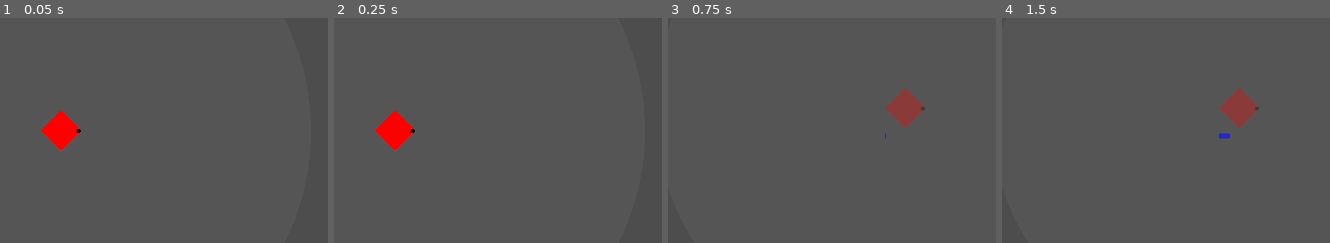
Above: before the commit, frames 1-4 (left to right).
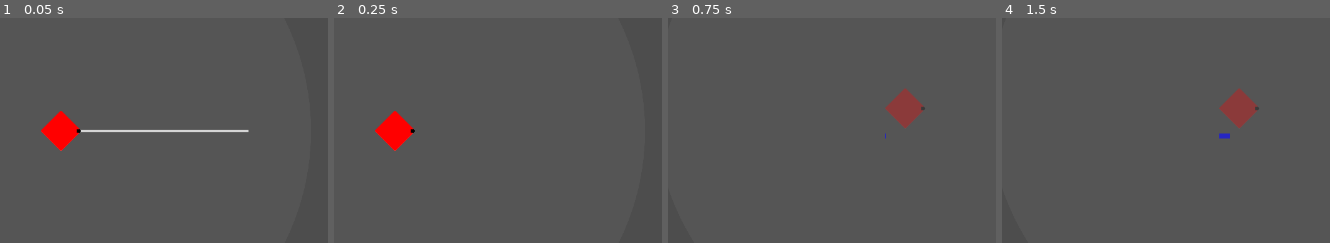
Above: after the commit, the same moments.

Repository: phrasmotica/godot-tower-defence
Game: Godot game, scene res://scenes/towers/sniper_tower.tscn
The game is run twice, just before and just after one commit, with the same random seed, the same clock (stepped at 60 frames per second) and the same inputs. This scene is started directly instead of the project's main scene.
Inputs (mouse positions are % of the whole screen's width and height, from its top left):
- Up to frame 1 (0.05 s): no input
- Up to frame 2 (0.25 s): no input
- Up to frame 3 (0.75 s): tap Enter (ui_accept) at 0.5 s; move the mouse to (66, 45) at 0.52 s; hold Shift (fast_forward) from 0.53 s (still down); tap . (next_tower) at 0.6 s; click (66, 45) at 0.67 s
- Up to frame 4 (1.5 s): tap Enter (ui_accept) at 0.77, 1.25 s; move the mouse to (15, 55) at 1.27 s; release Shift (fast_forward) at 1.28 s; tap , (previous_tower) at 1.35 s
The pictures show only the part of the screen within x 30-80%, y 25-75%; the shares and areas given below are measured in that part.

The runs differ from the first frame. In frame 1, 0.5% of the frame differs, in the area x 24-76%, y 49-51%; in frame 2, nothing differs; in frame 3, nothing differs; in frame 4, nothing differs.
Error after the commit: Cannot call method 'hide' on a null value. (res://scripts/firing_line.gd:25)

Commit message:
Create scene for a node solely responsible for visualising a tower level

Diff:
--- a/scenes/projectiles/bolt_line.tscn
+++ b/scenes/projectiles/bolt_line.tscn
@@ -1,4 +1,21 @@
-[gd_scene load_steps=4 format=3 uid="uid://mfvhoc1kpcc0"]
+[gd_scene load_steps=5 format=3 uid="uid://mfvhoc1kpcc0"]
+
+[ext_resource type="Script" path="res://scripts/bolt_line.gd" id="1_2fu0e"]
+
+[sub_resource type="Animation" id="Animation_j53dh"]
+length = 0.001
+tracks/0/type = "value"
+tracks/0/imported = false
+tracks/0/enabled = true
+tracks/0/path = NodePath(".:modulate")
+tracks/0/interp = 1
+tracks/0/loop_wrap = true
+tracks/0/keys = {
+"times": PackedFloat32Array(0),
+"transitions": PackedFloat32Array(1),
+"update": 0,
+"values": [Color(1, 1, 1, 1)]
+}
 
 [sub_resource type="Animation" id="Animation_7hule"]
 resource_name = "fire"
@@ -30,32 +47,20 @@
 }]
 }
 
-[sub_resource type="Animation" id="Animation_j53dh"]
-length = 0.001
-tracks/0/type = "value"
-tracks/0/imported = false
-tracks/0/enabled = true
-tracks/0/path = NodePath(".:modulate")
-tracks/0/interp = 1
-tracks/0/loop_wrap = true
-tracks/0/keys = {
-"times": PackedFloat32Array(0),
-"transitions": PackedFloat32Array(1),
-"update": 0,
-"values": [Color(1, 1, 1, 1)]
-}
-
 [sub_resource type="AnimationLibrary" id="AnimationLibrary_akr1h"]
 _data = {
 "RESET": SubResource("Animation_j53dh"),
 "fire": SubResource("Animation_7hule")
 }
 
-[node name="BoltLine" type="Line2D"]
-points = PackedVector2Array(0, 0, 400, 0)
+[node name="BoltLine" type="Node2D"]
+script = ExtResource("1_2fu0e")
+
+[node name="Line2D" type="Line2D" parent="."]
+points = PackedVector2Array(0, 0, 300, 0)
 width = 4.0
 
-[node name="AnimationPlayer" type="AnimationPlayer" parent="."]
+[node name="AnimationPlayer" type="AnimationPlayer" parent="Line2D"]
 libraries = {
 "": SubResource("AnimationLibrary_akr1h")
 }
--- /dev/null
+++ b/scenes/towers/components/visualiser.tscn
@@ -0,0 +1,15 @@
+[gd_scene load_steps=4 format=3 uid="uid://ct2i4k8jry8hy"]
+
+[ext_resource type="Script" path="res://scripts/tower_visualiser.gd" id="1_potvq"]
+[ext_resource type="PackedScene" uid="uid://bkiugvcd885f7" path="res://scenes/towers/components/range_area.tscn" id="2_ddbsy"]
+[ext_resource type="PackedScene" uid="uid://mfvhoc1kpcc0" path="res://scenes/projectiles/bolt_line.tscn" id="5_af1on"]
+
+[node name="Visualiser" type="Node2D" node_paths=PackedStringArray("range_area", "bolt_line")]
+script = ExtResource("1_potvq")
+range_area = NodePath("RangeArea")
+bolt_line = NodePath("BoltLine")
+
+[node name="RangeArea" parent="." instance=ExtResource("2_ddbsy")]
+
+[node name="BoltLine" parent="." instance=ExtResource("5_af1on")]
+visible = false
--- /dev/null
+++ b/scripts/bolt_line.gd
@@ -0,0 +1,12 @@
+@tool
+class_name BoltLine extends Node2D
+
+@onready
+var line: Line2D = $Line2D
+
+@export_range(1.0, 10.0)
+var shooting_range := 3.0:
+	set(value):
+		shooting_range = value
+
+		line.points[1].x = 100 * value
--- /dev/null
+++ b/scripts/tower_visualiser.gd
@@ -0,0 +1,42 @@
+@tool
+class_name TowerVisualiser extends Node2D
+
+@export
+var range_area: RangeArea
+
+@export
+var bolt_line: BoltLine
+
+@export
+var show_range_area := true:
+	set(value):
+		show_range_area = value
+		range_area.visible = value
+
+@export
+var show_bolt_line := false:
+	set(value):
+		show_bolt_line = value
+		bolt_line.visible = value
+
+func set_default_look():
+	range_area.set_default_look()
+
+func set_error_look():
+	range_area.set_error_look()
+
+func show_range():
+	range_area.show()
+
+func hide_range():
+	range_area.hide()
+
+func adjust_range(projectile_range: float):
+	range_area.radius = projectile_range
+	bolt_line.shooting_range = projectile_range
+
+func _on_levels_adjust_effect_range(effect_range: float):
+	adjust_range(effect_range)
+
+func _on_levels_adjust_range(projectile_range: float):
+	adjust_range(projectile_range)
